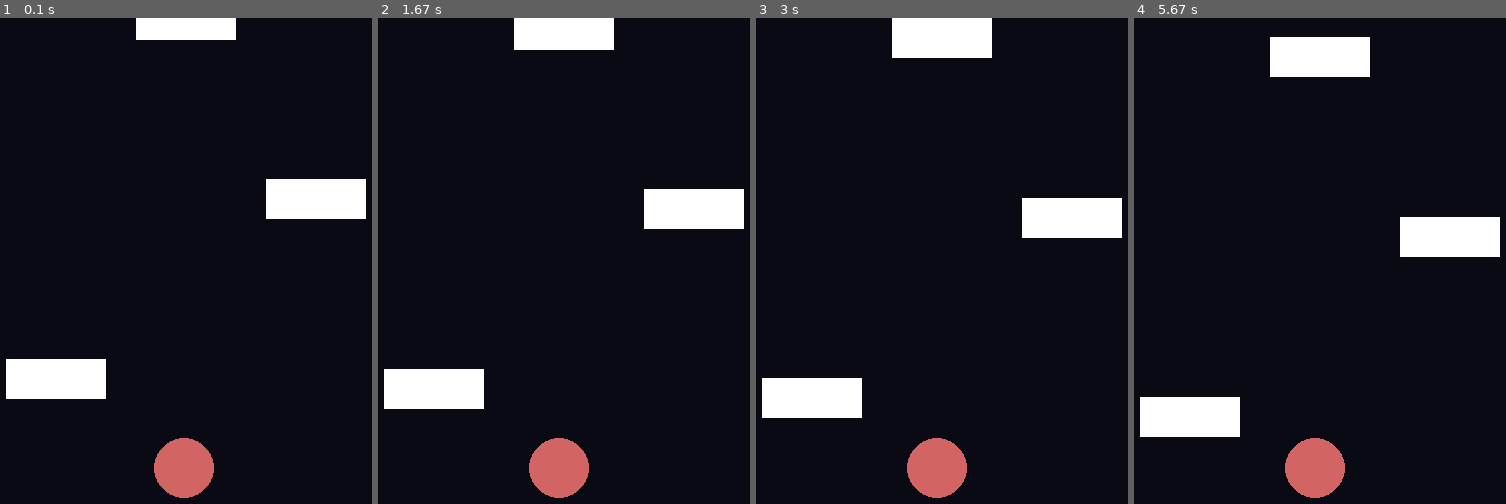
Above: before the commit, frames 1-4 (left to right).
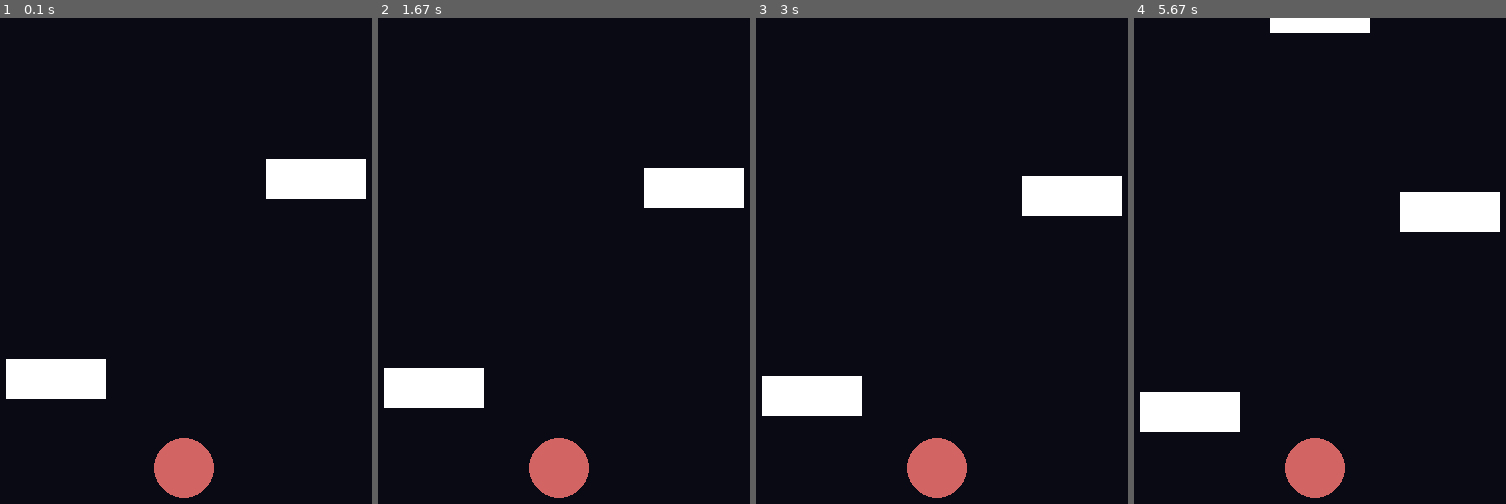
Above: after the commit, the same moments.

Repository: Cubical22/PyGameRepractice
Game: pygame game, started from index.py
The game is run twice, just before and just after one commit, with the same random seed, the same clock (stepped at 60 frames per second) and the same inputs.
Inputs (mouse positions are in pixels of both pictures, inside the frame that each line leads up to):
- Up to frame 1 (0.1 s): no input
- Up to frame 2 (1.67 s): click (564, 319) at 0.38 s; click (567, 358) at 0.72 s; click (441, 226) at 1.05 s; click (outside the picture) at 1.38 s
- Up to frame 3 (3 s): click (949, 115) at 1.72 s; click (923, 474) at 2.05 s; click (930, 217) at 2.38 s; click (886, 192) at 2.72 s
- Up to frame 4 (5.67 s): click (1424, 265) at 3.05 s; click (1442, 304) at 3.38 s; click (1405, 212) at 3.72 s; click (1204, 202) at 4.05 s; click (1338, 295) at 4.38 s; click (1204, 280) at 4.72 s; click (1260, 494) at 5.05 s; click (outside the picture) at 5.38 s

The runs differ from the first frame. In frame 1, 3.4% of the frame differs, in the area x 36-99%, y 0-42%; in frame 2, 4.2%; in frame 3, 4.9%; in frame 4, 6.4%, in the area x 1-99%, y 0-87%.

Commit message:
better values and speed controlls

Diff:
--- a/constants.py
+++ b/constants.py
@@ -1,11 +1,12 @@
 SCREEN_SIZE = (400,600)
 
-ROTATION_SPEED = 0.002
+ROTATION_SPEED = 0.0015
+LAYER_FACTOR_DEVIDER = 170
 
 CIRCLE_RADIUS = 30
 
 OBS = [] # this array is a constant, but can be changed in case required
-LAYER_DISTANCE = 180
+LAYER_DISTANCE = 200
 LAYER_OFFSET = 220 # the distance of the first layer from the bottom of the screens
 OB_COLOR = (255,255,255)
 OB_SIZE = (100,40)
--- a/index.py
+++ b/index.py
@@ -30,10 +30,10 @@
 while True:
     # updating the animation value based on the rotation multiplier
     # basically the multiplier just reversed the movement when clicked
-    animation_value += ROTATION_SPEED * rotation_multiplier
+    animation_value += ROTATION_SPEED * rotation_multiplier * LAYER_DISTANCE / LAYER_FACTOR_DEVIDER
 
     # value used to move the OBs based on layers
-    ob_offset -= ROTATION_SPEED * 57
+    ob_offset -= ROTATION_SPEED * 57 * LAYER_DISTANCE / LAYER_FACTOR_DEVIDER
 
     for e in pygame.event.get(): # event handling
         if e.type == pygame.QUIT: # exit event
